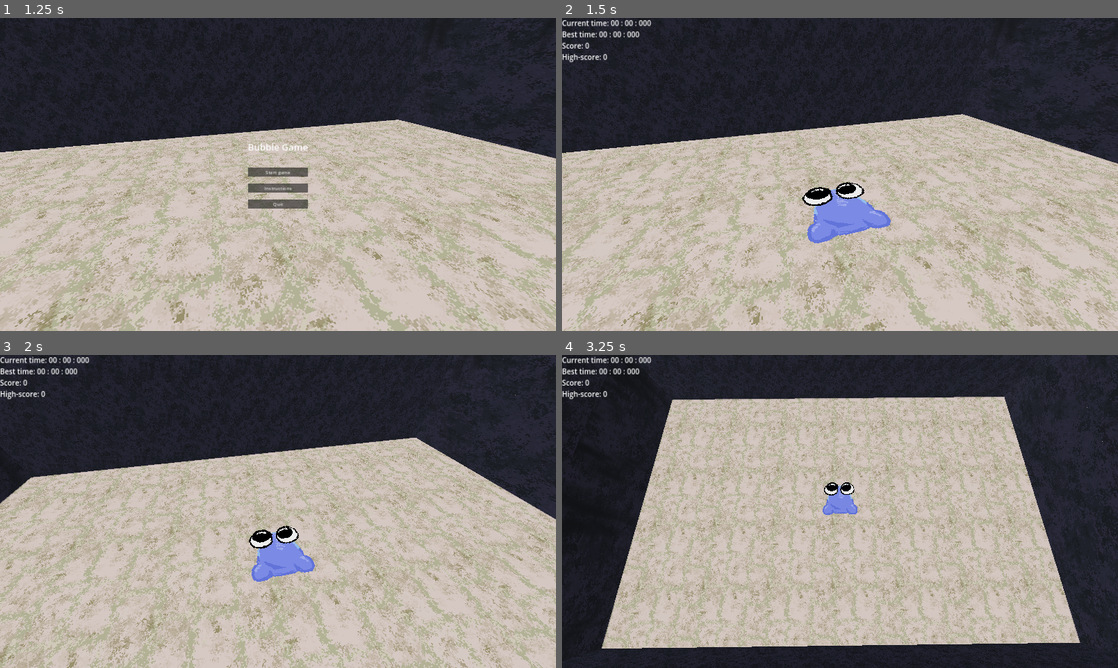
Above: before the commit, frames 1-4 (two rows, left to right).
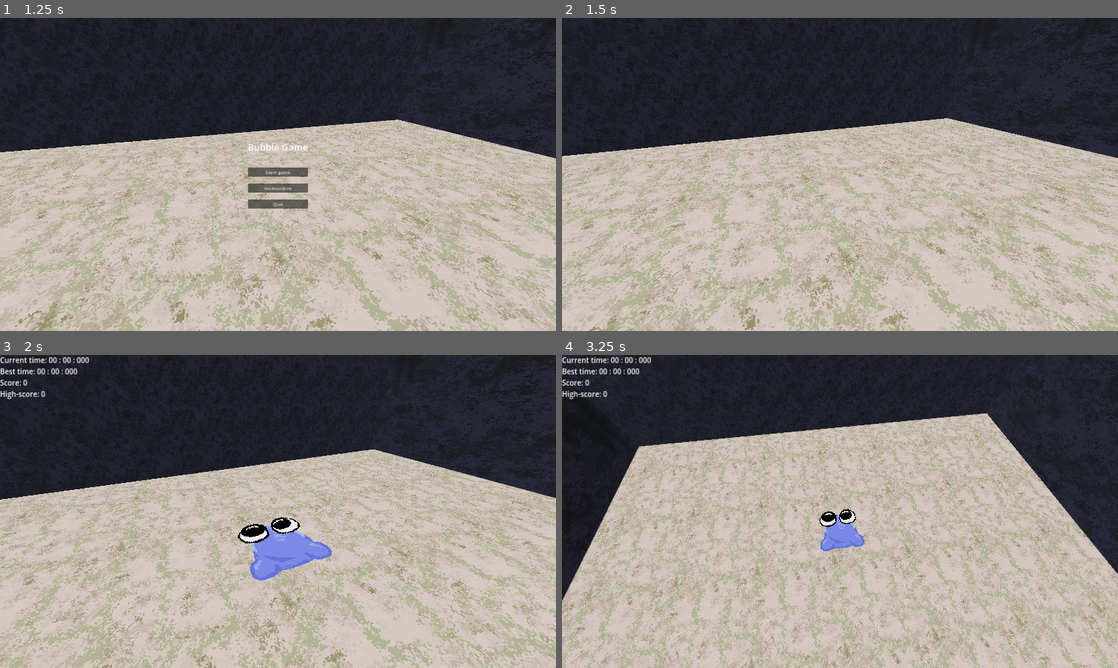
Above: after the commit, the same moments.

Repository: warriormaster12/Fsj2025
Game: Godot game, scene res://levels/actual_level.tscn
Two runs of this game, one before a commit and one after it. Both use one fixed random seed, a clock stepped at 60 frames per second and the inputs below.
Inputs:
- Up to frame 1 (1.25 s): click "Start game" at 0.5 s
- Up to frame 2 (1.5 s): click "Start game" at 1.25 s
- Up to frame 3 (2 s): no input
- Up to frame 4 (3.25 s): tap Space (dash) at 2.1 s; tap S (move_d) at 2.85 s

Frame 1 is identical in both runs. In frame 2, 28% of the frame differs, in the area x 0-100%, y 0-100%; in frame 3, 30%; in frame 4, 43%.

Commit message:
main menu music and start game fx added

Diff:
--- a/levels/actual_level.tscn
+++ b/levels/actual_level.tscn
@@ -15,6 +15,8 @@
 [ext_resource type="AudioStream" uid="uid://cs70mocqmwkg3" path="res://resources/audio/sfx/bounce.wav" id="10_el4yl"]
 [ext_resource type="AudioStream" uid="uid://chy8q11n2mvxr" path="res://resources/audio/sfx/pop.wav" id="11_js3ue"]
 [ext_resource type="AudioStream" uid="uid://crpxprorluevy" path="res://resources/audio/music/bub_theme_master.wav" id="12_dlqof"]
+[ext_resource type="AudioStream" uid="uid://b1itp1cyelbb5" path="res://resources/audio/music/bub_menu.wav" id="13_j7iep"]
+[ext_resource type="AudioStream" uid="uid://6q545sjqgcw8" path="res://resources/audio/sfx/start_game_2.wav" id="14_ybwpb"]
 
 [sub_resource type="ProceduralSkyMaterial" id="ProceduralSkyMaterial_f6xx8"]
 sky_horizon_color = Color(0.64625, 0.65575, 0.67075, 1)
@@ -388,3 +390,12 @@
 [node name="BCG" type="AudioStreamPlayer3D" parent="AudioManager"]
 stream = ExtResource("12_dlqof")
 bus = &"Music"
+
+[node name="Menu_BCG" type="AudioStreamPlayer3D" parent="AudioManager"]
+stream = ExtResource("13_j7iep")
+volume_db = -9.173
+bus = &"Music"
+
+[node name="GameStart" type="AudioStreamPlayer3D" parent="AudioManager"]
+stream = ExtResource("14_ybwpb")
+bus = &"SFX"
--- a/scripts/audio_manager.gd
+++ b/scripts/audio_manager.gd
@@ -17,6 +17,10 @@
 	var entires_to_remove: Array[int] = []
 	for i in range(0, sfx_list.size()):
 		var current_sfx: AudioStreamPlayer3D = sfx_list[i]
+
+		if current_sfx == null:
+			continue
+
 		if !current_sfx.playing:
 			current_sfx.queue_free()
 			entires_to_remove.push_back(i)
--- a/scripts/game.gd
+++ b/scripts/game.gd
@@ -4,6 +4,8 @@
 @export var player_scene: PackedScene = null
 @export var spawn_area: SpawnArea = null
 @export var power_up_display: PackedScene = preload("res://prefabs/power_up_display/power_up_display.tscn")
+
+@onready var game_start: AudioStreamPlayer3D = $"../AudioManager/GameStart"
 
 var timer_on: bool = false
 var timer: float = 0.0
@@ -95,6 +97,8 @@
 	timer_on = true
 
 func restart() -> void:
+	game_start.play()
+	await game_start.finished
 	bcg.play()
 	timer = 0.0
 	if player:
--- a/scripts/main_menu.gd
+++ b/scripts/main_menu.gd
@@ -7,6 +7,8 @@
 @onready var start_button: Button = %StartButton
 @onready var instruct_button: Button = %Instructions
 @onready var quit_button: Button = %QuitButton
+@onready var menu_bcg: AudioStreamPlayer3D = $"../AudioManager/Menu_BCG"
+@onready var game_start: AudioStreamPlayer3D = $"../AudioManager/GameStart"
 
 @onready var camera_rotate: Node3D = $CameraRotate
 
@@ -14,6 +16,7 @@
 
 # Called when the node enters the scene tree for the first time.
 func _ready() -> void:
+	menu_bcg.play()
 	start_button.pressed.connect(_on_start_pressed)
 	instruct_button.pressed.connect(_on_instruct_pressed)
 
@@ -28,7 +31,10 @@
 
 
 func _on_start_pressed() -> void:
+	menu_bcg.stop()
+	game_start.play()
 	main_menu_ui.visible = false
+	await game_start.finished
 	level_manager.game.start()
 	set_process(false)
 
@@ -36,4 +42,5 @@
 	pass
 
 func _on_quit_pressed() -> void:
+	menu_bcg.stop()
 	get_tree().quit()
Not shown, added: resources/audio/music/bub_menu.wav.import
Not shown, added: resources/audio/sfx/powerup_end.wav.import
Not shown, added: resources/audio/sfx/powerup_spawn.wav.import
Not shown, added: resources/audio/sfx/start_game.wav.import
Not shown, added: resources/audio/sfx/start_game_2.wav.import
Not shown, added: resources/audio/music/bub_menu.wav
Not shown, added: resources/audio/sfx/powerup_end.wav
Not shown, added: resources/audio/sfx/powerup_spawn.wav
Not shown, added: resources/audio/sfx/start_game.wav
Not shown, added: resources/audio/sfx/start_game_2.wav
